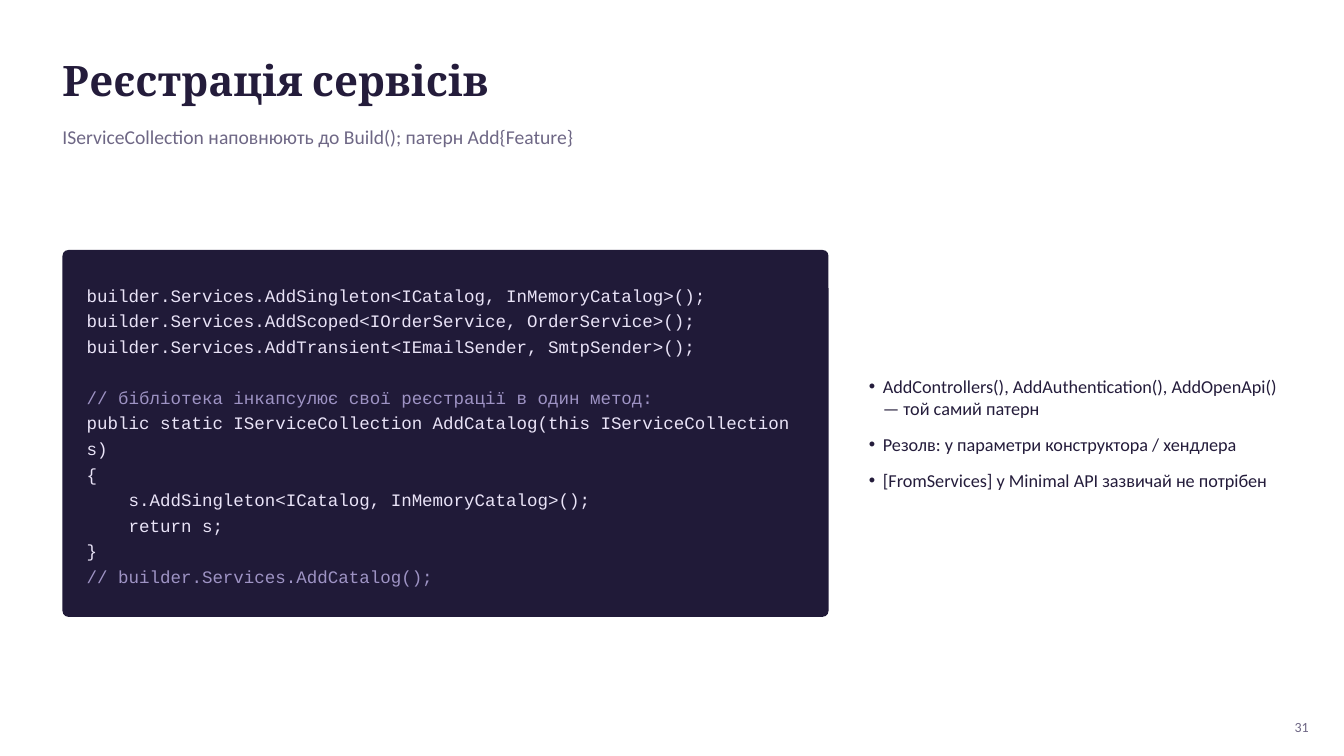
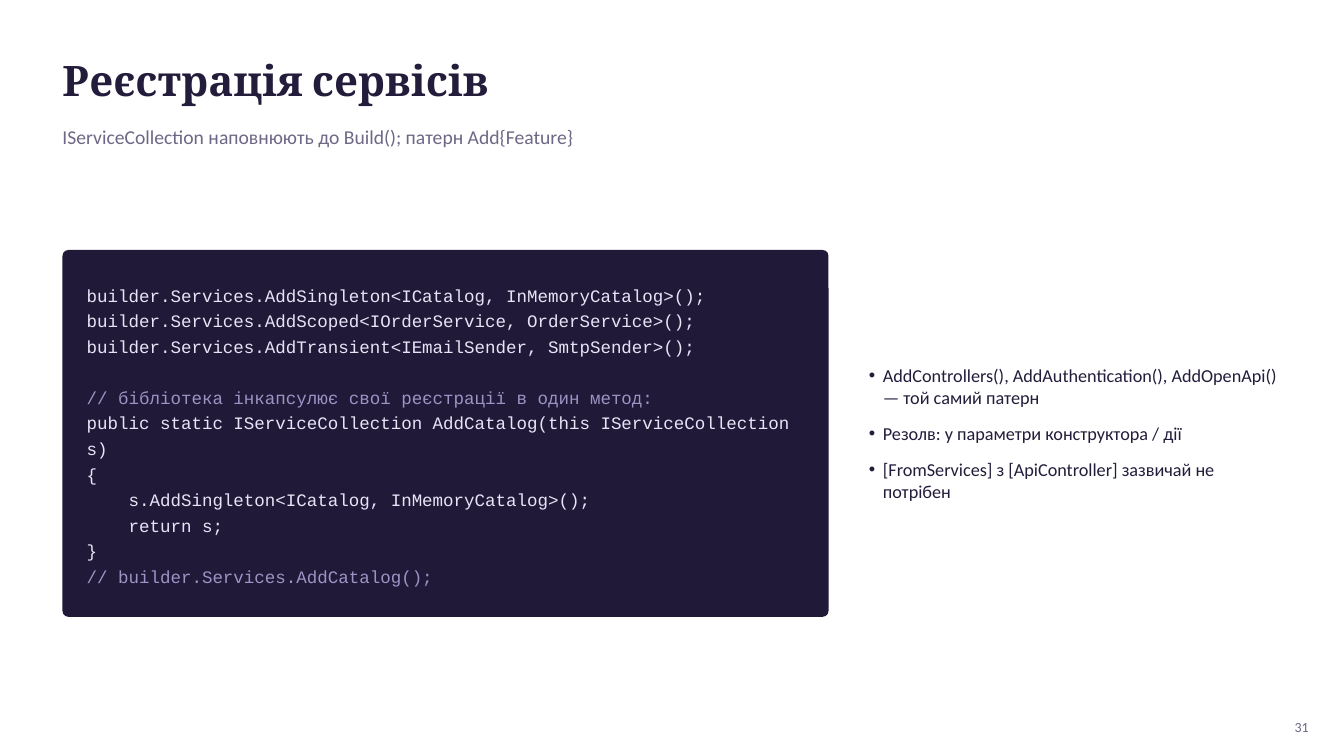
Before and after one commit to MrTomkaYurii/AspNet-Basics, a slide deck: slide 31 of docs/Основи ASP.NET Core — лекція.pptx. Drawn at 1344x756 pixels with LibreOffice and Linux fonts; fonts in the diff are those of the drawing. Boxes give left, top, right and bottom in pixels: in the first picture for what was removed or moved away, otherwise in the second. Text is boxed around its words. In the diff, an @@ line names an element or a change of style, - is before the commit and + after.

```diff
--- a/docs/Основи ASP.NET Core — лекція.pptx
+++ b/docs/Основи ASP.NET Core — лекція.pptx
@@ text at (883,427,1215,501): text changed @@
-• Резолв: у параметри конструктора / хендлера
-• [FromServices] у Minimal API зазвичай не потрібен
+• Резолв: у параметри конструктора / дії
+• [FromServices] з [ApiController] зазвичай не потрібен
```
Also in this commit, not shown: 17 other slides changed, 2 slides added, 2 slides removed, 50 other files.
